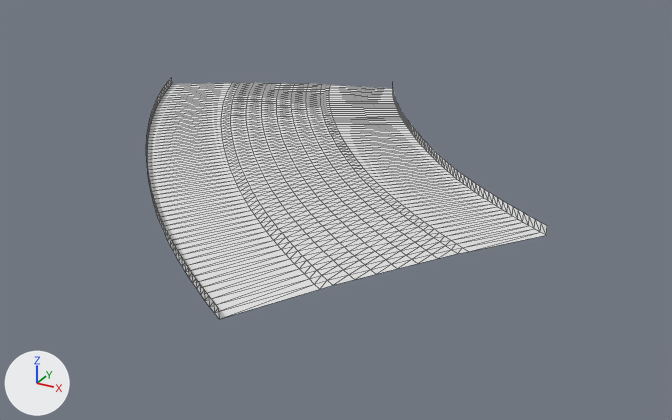
Two versions of the glTF model public/assets/gen4/models/track-25.glb, one commit apart.
Before and after are seen from a 50 mm lens placed at (183.1, -552.3, 41.5), pointed at (136.4, -467.4, -1.0). Arrows for +X, +Y and +Z are at lower left; the lights stay in place. The older version comes first. Mesh edges are drawn as thin lines. Vertices at exactly the same position are counted once.

The first picture shows 'track-25'.
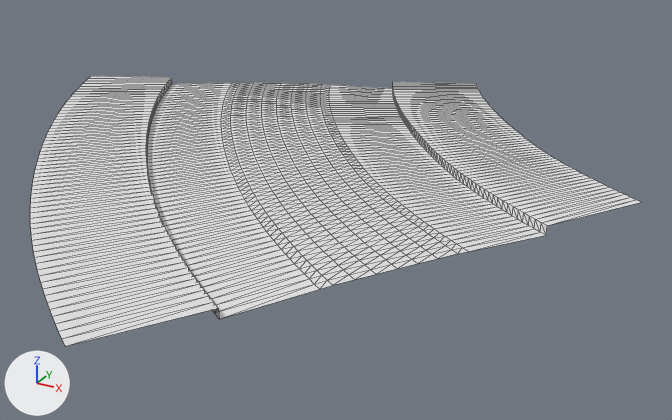
What differs and where, as boxes (x1, y1, x2, y2) in the pictures (672 x 420 px):
'track-25', reshaped (52% wider, 12% taller)
    before: (146, 78, 547, 319)
    after: (30, 76, 640, 346)
part 1 of me_track_25, added
    after: (30, 76, 218, 346)
part 2 of me_track_25, added
    after: (393, 82, 640, 226)

Diff of the bpy script that builds the scene:
```diff
--- a/public/assets/gen4/models/track-25.glb.py
+++ b/public/assets/gen4/models/track-25.glb.py
@@ me_track_25 @@
 # used by ob_track_25; location = (0.0, 0.0, 0.0)
-me_track_25.from_pydata(...)  # 819 vertices, 1488 faces; spans x 97.8..162.0, y -500.4..-433.7, z 3.3..4.8
+me_track_25.from_pydata(...)  # 945 vertices, 1736 faces; spans x 86.9..168.5, y -510.4..-428.7, z 3.3..4.8
+# me_track_25 part 1
+# 63 vertices are added at x 86.9..137.4, y -510.4..-452.3, z 4.3..4.8
+# 124 new faces join them
+# me_track_25 part 2
+# 49 vertices are added at x 138.1..167.9, y -462.2..-428.7, z 4.3..4.8
+# 8 new vertices lie (0.5, -0.6, 0.0) away from vertices in x 143.7..154.2, y -451.2..-438.4, z 4.5..4.6
+# 6 new vertices lie (0.6, -0.4, 0.0) away from vertices in x 157.7..167.9, y -462.2..-454.7, z 4.7..4.8
+# 124 new faces join them
```
